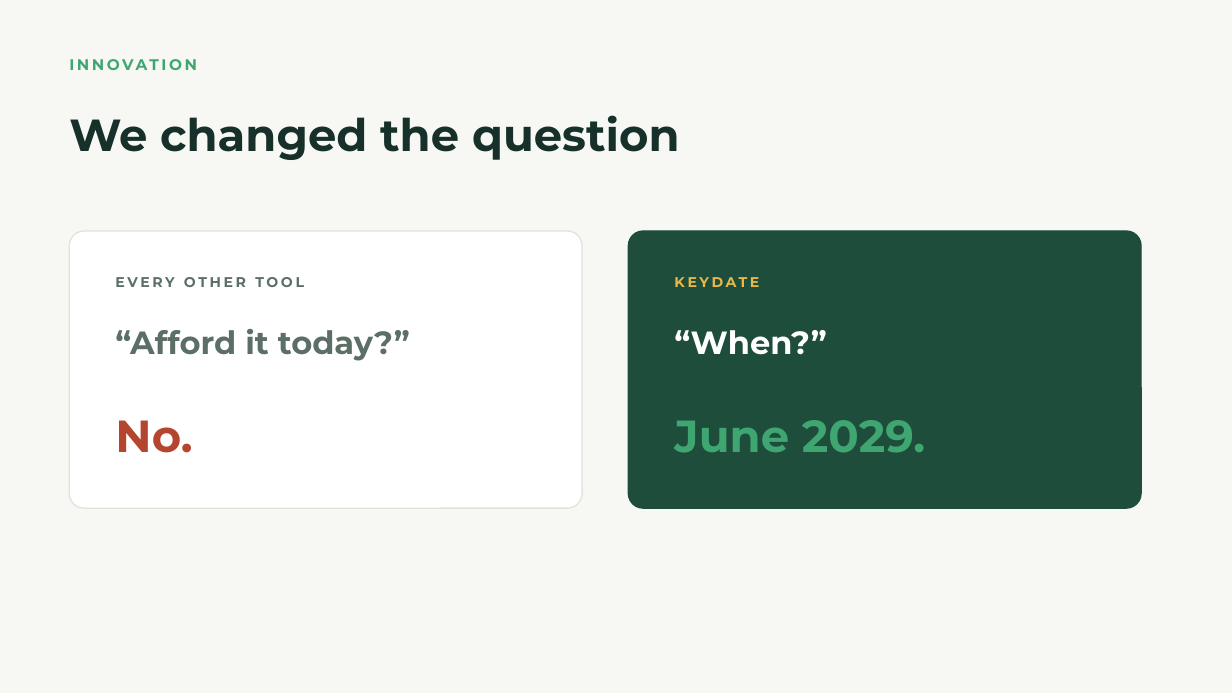
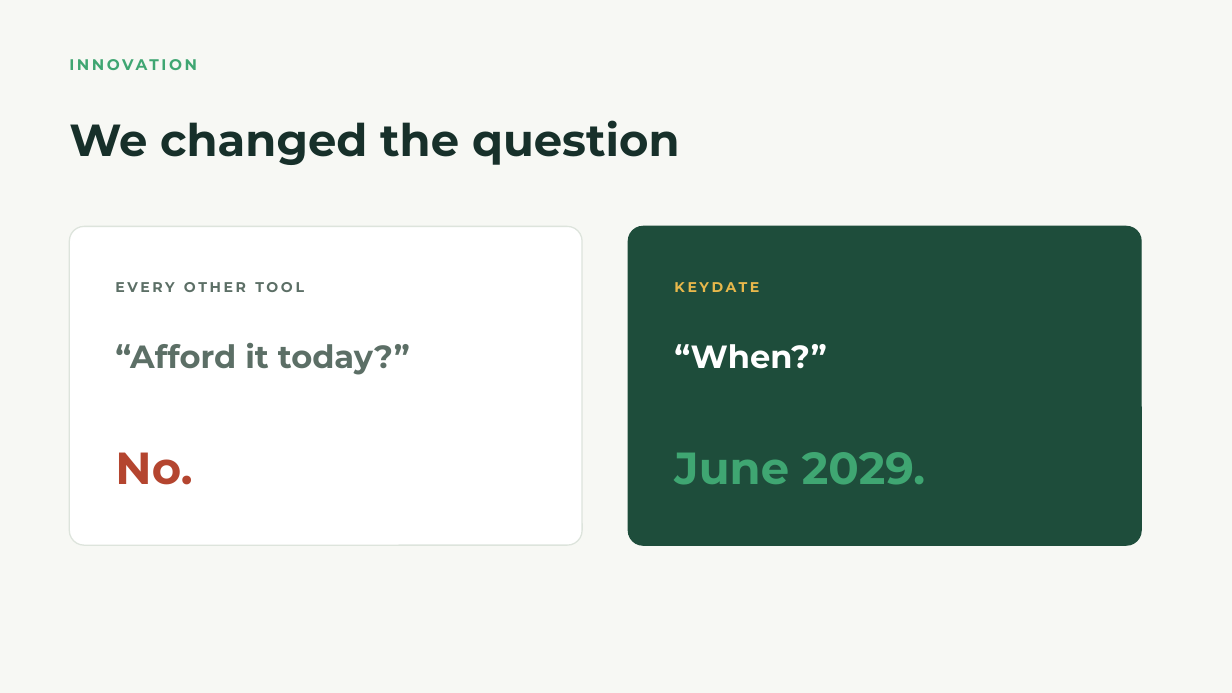
Before and after one commit to jasonmwong603/Claude-Code, a slide deck: slide 6 of apps/keydate/pitch/KeyDate-JCI-Edmonton-Montserrat.pptx. Drawn at 1232x693 pixels with LibreOffice and Linux fonts; fonts in the diff are those of the drawing. Boxes give left, top, right and bottom in pixels: in the first picture for what was removed or moved away, otherwise in the second. Text is boxed around its words. In the diff, an @@ line names an element or a change of style, - is before the commit and + after.

```diff
--- a/apps/keydate/pitch/KeyDate-JCI-Edmonton-Montserrat.pptx
+++ b/apps/keydate/pitch/KeyDate-JCI-Edmonton-Montserrat.pptx
@@ rounded rectangle resized from (x1=69, y1=231, x2=582, y2=508) to (x1=69, y1=226, x2=582, y2=545) @@
@@ rounded rectangle at (x1=69, y1=226, x2=582, y2=545): proportions changed @@
@@ rounded rectangle at (x1=628, y1=226, x2=1141, y2=545): proportions changed @@
@@ rounded rectangle resized from (x1=628, y1=231, x2=1141, y2=508) to (x1=628, y1=226, x2=1141, y2=545) @@
@@ 3 texts moved together from (x1=69, y1=115, x2=759, y2=287) to (x1=69, y1=120, x2=759, y2=292) @@
@@ text "“Afford it today?”" moved from (x1=115, y1=329, x2=410, y2=361) to (x1=115, y1=343, x2=410, y2=375) @@
@@ text "“When?”" moved from (x1=674, y1=330, x2=826, y2=355) to (x1=674, y1=344, x2=826, y2=369) @@
@@ text "No." moved from (x1=115, y1=420, x2=192, y2=453) to (x1=115, y1=452, x2=192, y2=485) @@
@@ text "June 2029." moved from (x1=674, y1=420, x2=925, y2=453) to (x1=674, y1=452, x2=925, y2=485) @@
```
Also in this commit, not shown: 9 other slides changed, 5 other files.
